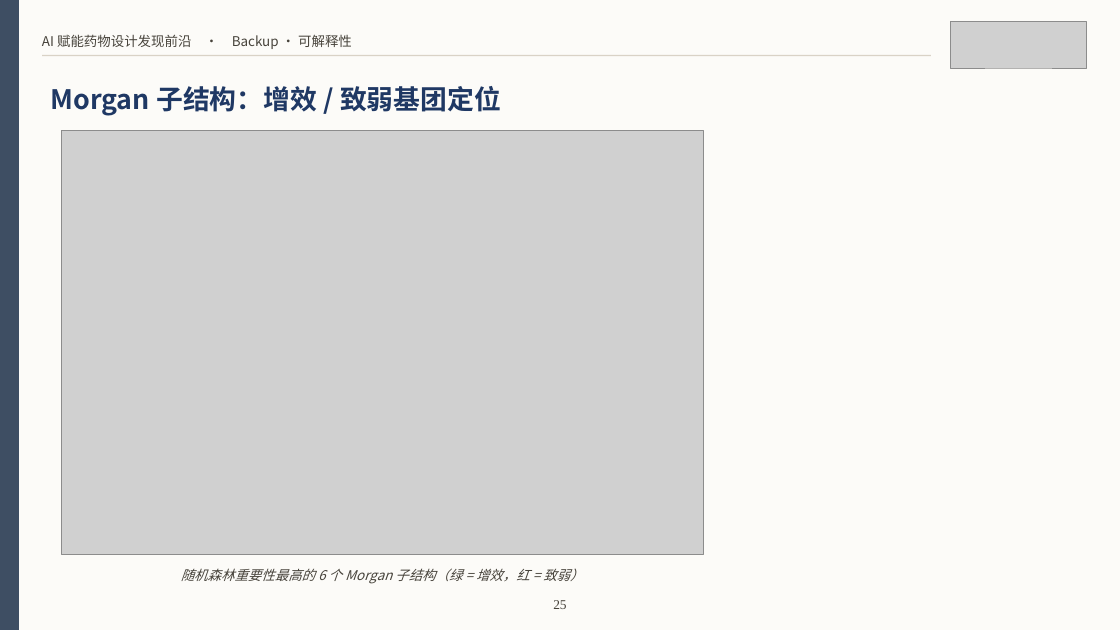
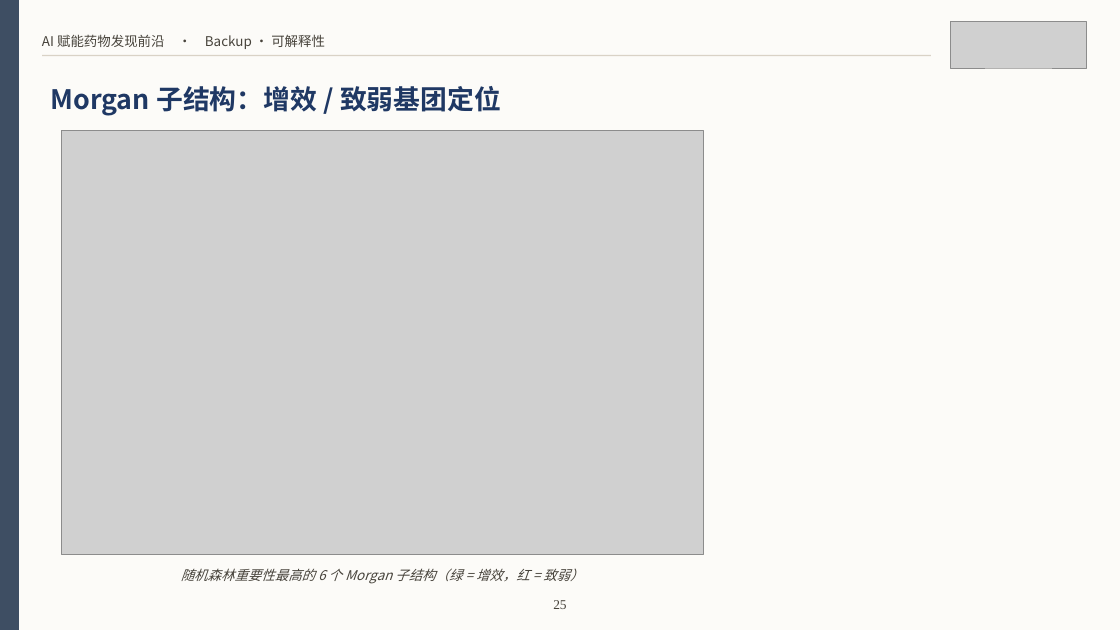
Before and after one commit to Smugpigeon/molecular-conformal-benchmark, a slide deck: slide 27 of report/课程汇报_BACE.pptx. Drawn at 1120x630 pixels with LibreOffice and Linux fonts; fonts in the diff are those of the drawing; grey boxes stand for pictures. Boxes give left, top, right and bottom in pixels: in the first picture for what was removed or moved away, otherwise in the second. Text is boxed around its words. In the diff, an @@ line names an element or a change of style, - is before the commit and + after.

```diff
--- a/report/课程汇报_BACE.pptx
+++ b/report/课程汇报_BACE.pptx
@@ text at [42, 34, 325, 49]: text changed @@
-AI 赋能药物设计发现前沿 · Backup · 可解释性
+AI 赋能药物发现前沿 · Backup · 可解释性
```
Also in this commit, not shown: 26 other slides changed, 5 other files.
